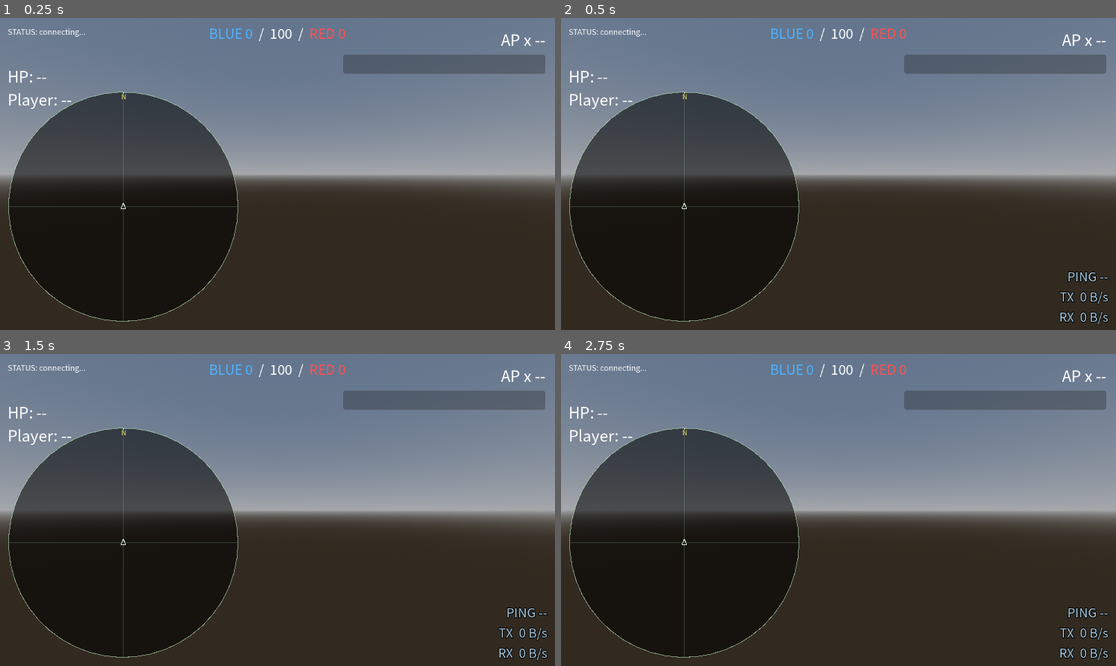
Above: before the commit, frames 1-4 (two rows, left to right).
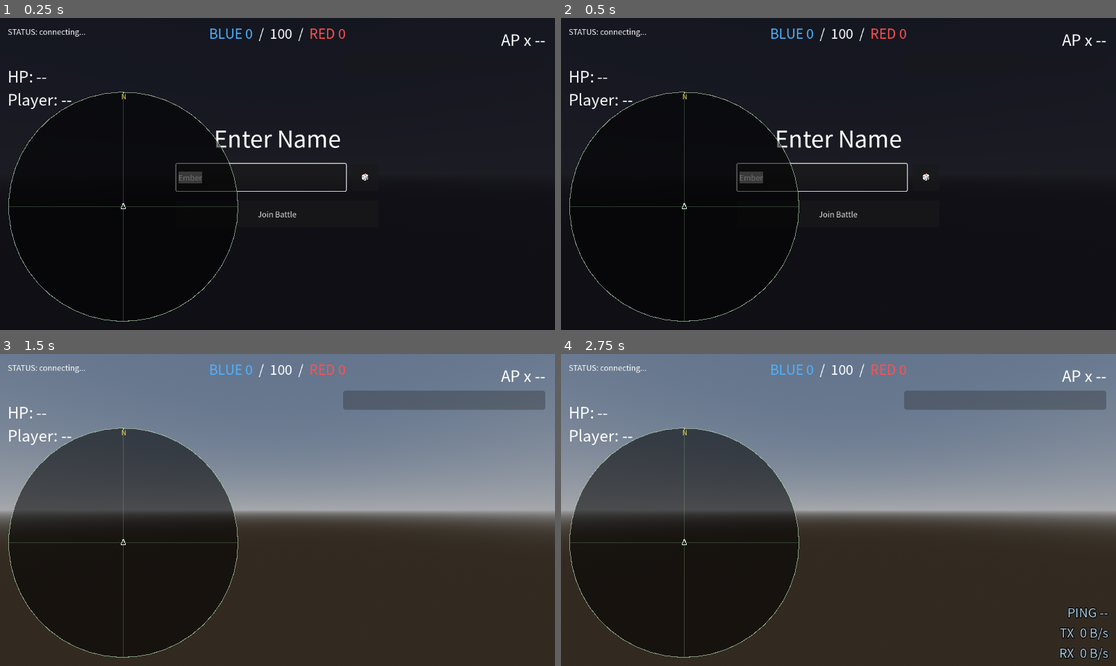
Above: after the commit, the same moments.

Repository: fqdeng/tank-war-world
Game: Godot game, scene res://client/main_client.tscn
The game is run twice, just before and just after one commit, with the same random seed, the same clock (stepped at 60 frames per second) and the same inputs.
Inputs (mouse positions are in pixels of both pictures, inside the frame that each line leads up to):
- Up to frame 1 (0.25 s): no input
- Up to frame 2 (0.5 s): no input
- Up to frame 3 (1.5 s): click (366, 513) at 0.5 s, where only the run after the commit has a clickable "🎲"; click (277, 550) at 1.25 s, where only the run after the commit has a clickable "Join Battle"
- Up to frame 4 (2.75 s): tap Enter at 2 s; move the mouse to (960, 494) at 2.02 s; hold D from 2.03 s (still down); hold Shift from 2.03 s (still down); click (960, 494) at 2.17 s; tap Space at 2.27 s

The runs differ from the first frame. In frame 1, 85% of the frame differs, in the area x 0-100%, y 0-100%; in frame 2, 85%; in frame 3, 0.4%; in frame 4, nothing differs.
Error after the commit: Assertion failed: WS connect_to_url failed (err=1) (res://client/net/ws_client.gd:21)

Commit message:
feat(client): defer WebSocket connect until player picks name
Show the name entry UI on launch; open the WebSocket only after the
player clicks Join Battle, using the chosen name in the CONNECT message.

Diff:
--- a/client/main_client.gd
+++ b/client/main_client.gd
@@ -22,6 +22,7 @@
 @export var server_url: String = "wss://tank.fqdeng.com"
 
 var _ws
+var _pending_player_name: String = ""
 var _terrain_builder
 var _obstacle_builder
 var _camera
@@ -82,12 +83,9 @@
     env.environment = e
     add_child(env)
 
-    _ws = WSClient.new()
-    add_child(_ws)
-    _ws.connected.connect(_on_connected)
-    _ws.message.connect(_on_message)
-    _ws.disconnected.connect(_on_disconnected)
-    _ws.connect_to_url(server_url)
+    var menu = preload("res://client/menu/name_entry.tscn").instantiate()
+    menu.joined.connect(_on_name_chosen)
+    add_child(menu)
 
     _terrain_builder = TerrainBuilder.new()
     add_child(_terrain_builder)
@@ -129,10 +127,19 @@
 func _derive_web_server_url() -> String:
     return "wss://tank.fqdeng.com"
 
+func _on_name_chosen(player_name: String) -> void:
+    _pending_player_name = player_name
+    _ws = WSClient.new()
+    add_child(_ws)
+    _ws.connected.connect(_on_connected)
+    _ws.message.connect(_on_message)
+    _ws.disconnected.connect(_on_disconnected)
+    _ws.connect_to_url(server_url)
+
 func _on_connected() -> void:
     print("[Client] WebSocket connected. Sending CONNECT.")
     var msg := Messages.Connect.new()
-    msg.player_name = "Player"
+    msg.player_name = _pending_player_name
     msg.preferred_team = -1
     _ws.send(MessageType.CONNECT, msg.encode())
 
